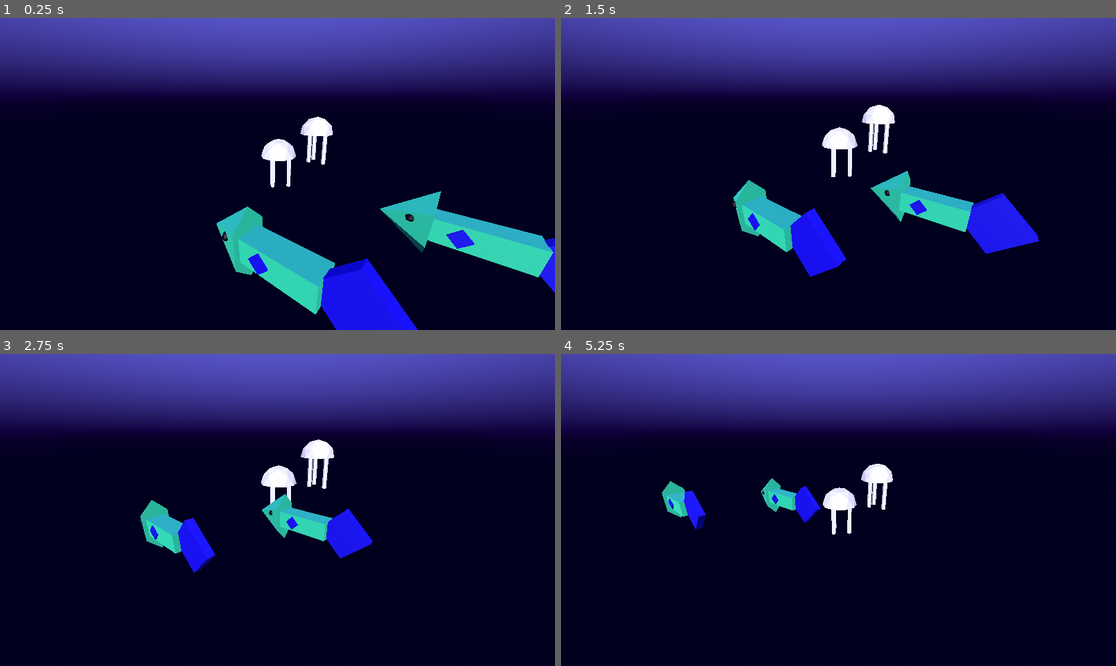
Above: before the commit, frames 1-4 (two rows, left to right).
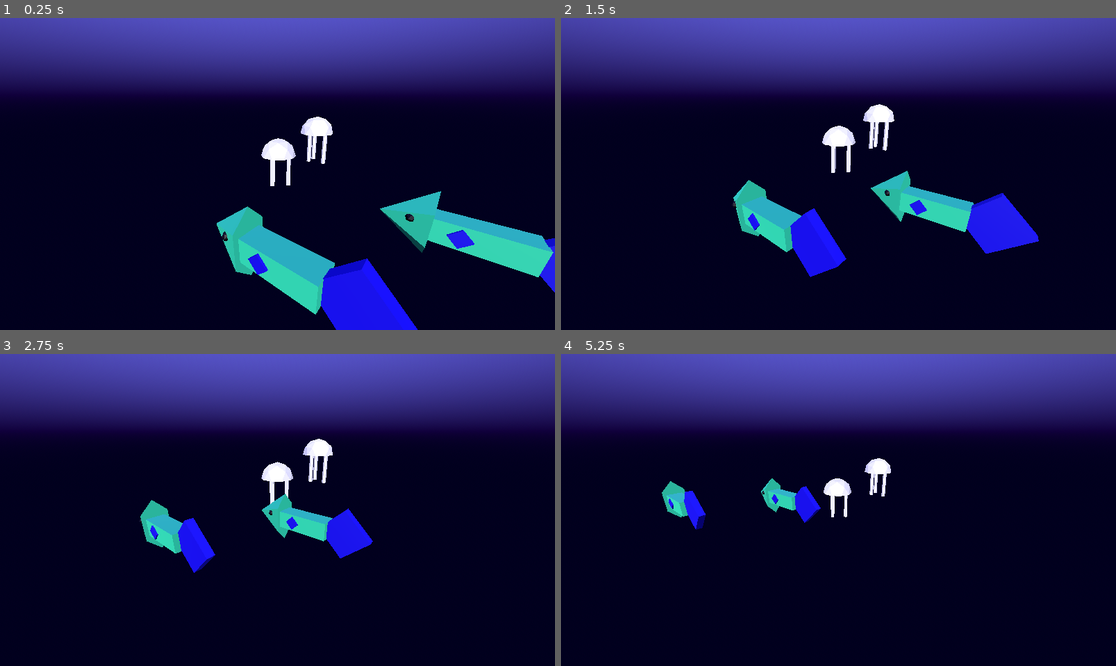
Above: after the commit, the same moments.

Repository: kennebel/RandomPlay
Game: Godot game, scene res://Scenes/world.tscn
Two runs of this game, one before a commit and one after it. Both use one fixed random seed, a clock stepped at 60 frames per second and the inputs below.
Inputs:
- Up to frame 1 (0.25 s): no input
- Up to frame 2 (1.5 s): no input
- Up to frame 3 (2.75 s): no input
- Up to frame 4 (5.25 s): no input

The runs differ from the first frame. In frame 1, less than 0.1% of the frame differs, in the area x 47-60%, y 31-55%; in frame 2, 0.3%; in frame 3, 0.4%; in frame 4, 0.9%, in the area x 47-60%, y 33-58%.

Commit message:
Learning scripting features

Diff:
--- a/Scripts/Jellyfish_Base.gd
+++ b/Scripts/Jellyfish_Base.gd
@@ -3,11 +3,15 @@
 @export var limit: float = 1
 var startY: float = 0
 var moveDir: int = 1
+var driftAway: Vector2
 
 # Called when the node enters the scene tree for the first time.
 func _ready():
 	print("Jelly man!")
 	startY = position.y
+	driftAway.x = position.x
+	driftAway.y = position.z
+	driftAway = driftAway.normalized()
 
 
 # Called every frame. 'delta' is the elapsed time since the previous frame.
@@ -15,3 +19,5 @@
 	if position.y > (startY+limit) || position.y < (startY-limit):
 		moveDir *= -1
 	position.y += delta * speed * moveDir
+	position.x += driftAway.x * delta * (speed)
+	position.z += driftAway.y * delta * (speed)
